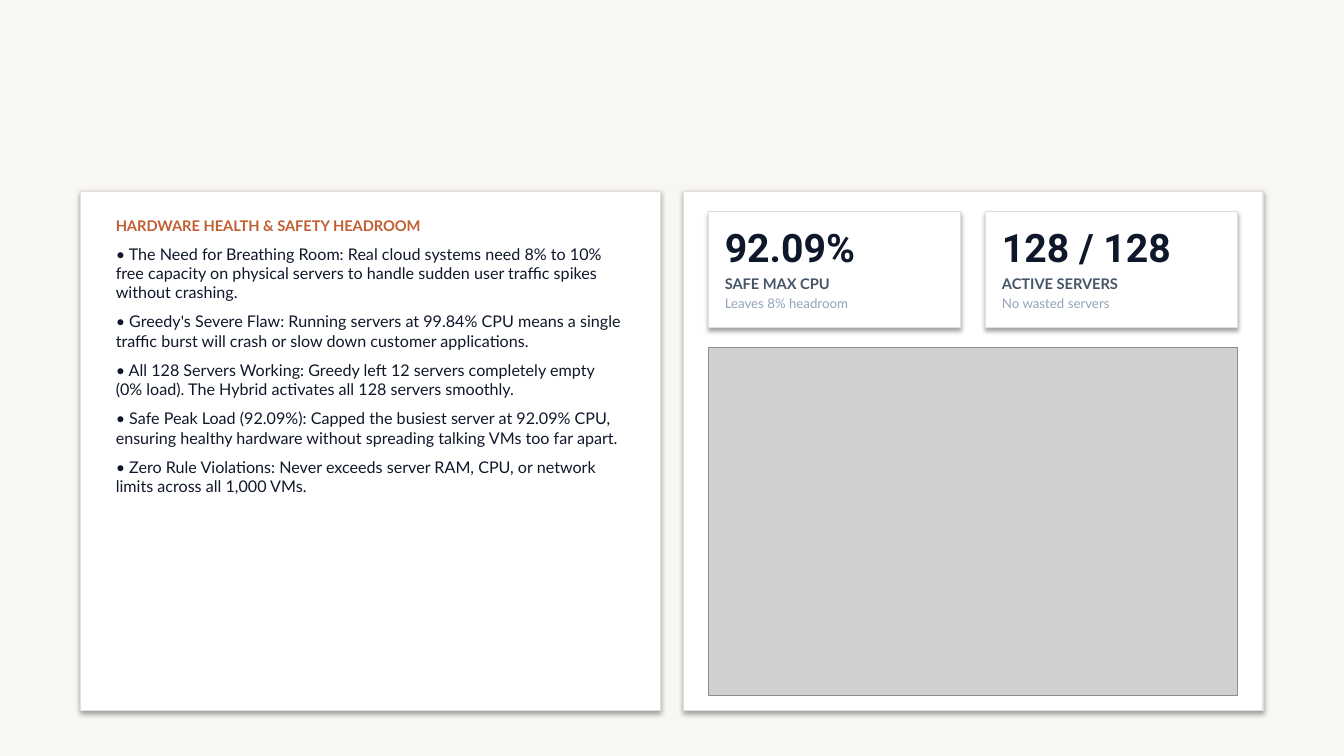
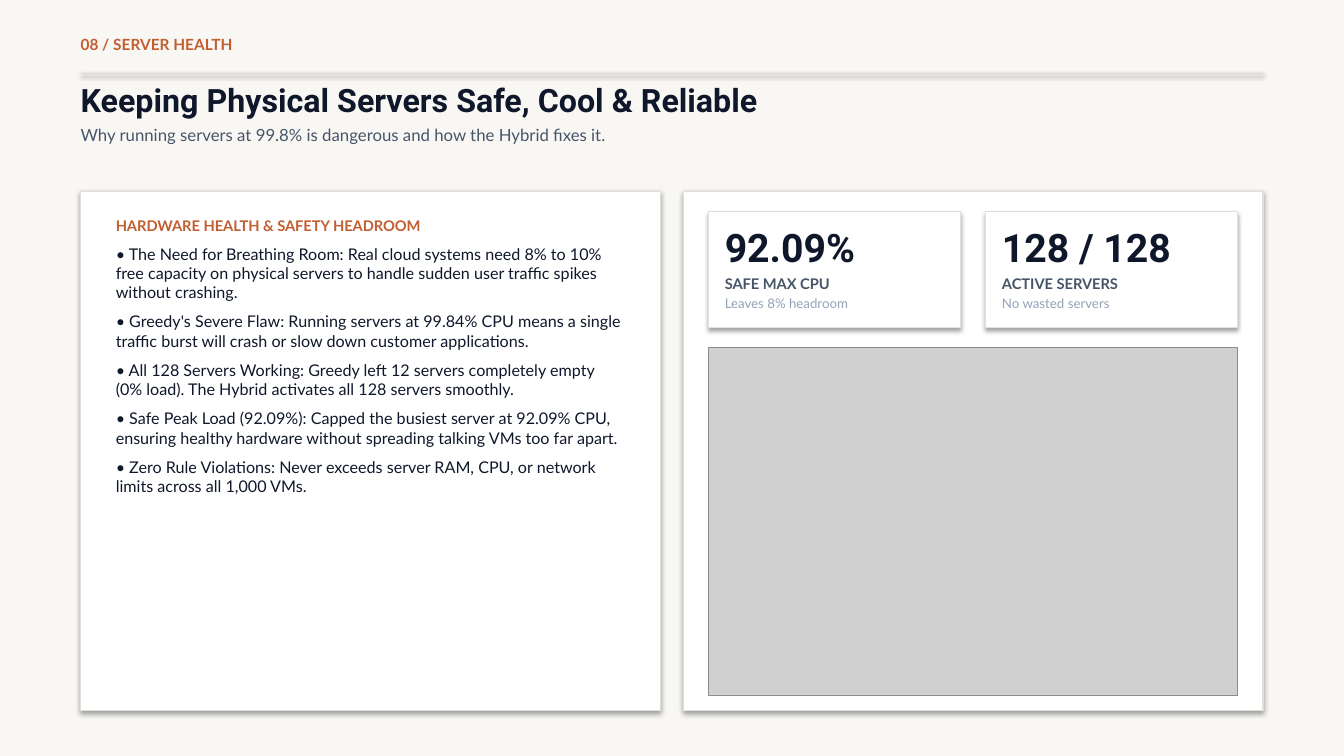
Before and after one commit to moparthipranav/CloudComputingProject, a slide deck: slide 9 of VM_Placement_Optimization_Presentation.pptx. Drawn at 1344x756 pixels with LibreOffice and Linux fonts; fonts in the diff are those of the drawing; grey boxes stand for pictures. Boxes give left, top, right and bottom in pixels: in the first picture for what was removed or moved away, otherwise in the second. Text is boxed around its words. In the diff, an @@ line names an element or a change of style, - is before the commit and + after.

```diff
--- a/VM_Placement_Optimization_Presentation.pptx
+++ b/VM_Placement_Optimization_Presentation.pptx
@@ text added at bbox=[81, 38, 232, 50], 11 pt, text #C25E30, bold @@
+08 / SERVER HEALTH
@@ rectangle added at bbox=[81, 73, 1263, 74], fill #E2DFD8 @@
@@ text added at bbox=[81, 87, 757, 144], 12 pt, text #475569 @@
+Keeping Physical Servers Safe, Cool & Reliable
+Why running servers at 99.8% is dangerous and how the Hybrid fixes it.
```
Also in this commit, not shown: 10 other slides changed, 3 other files.
